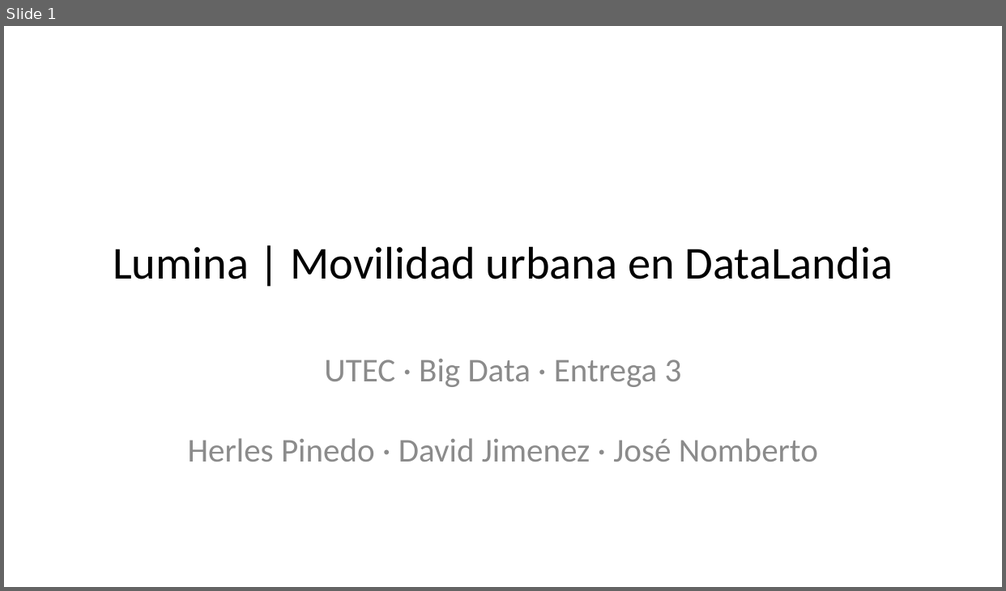
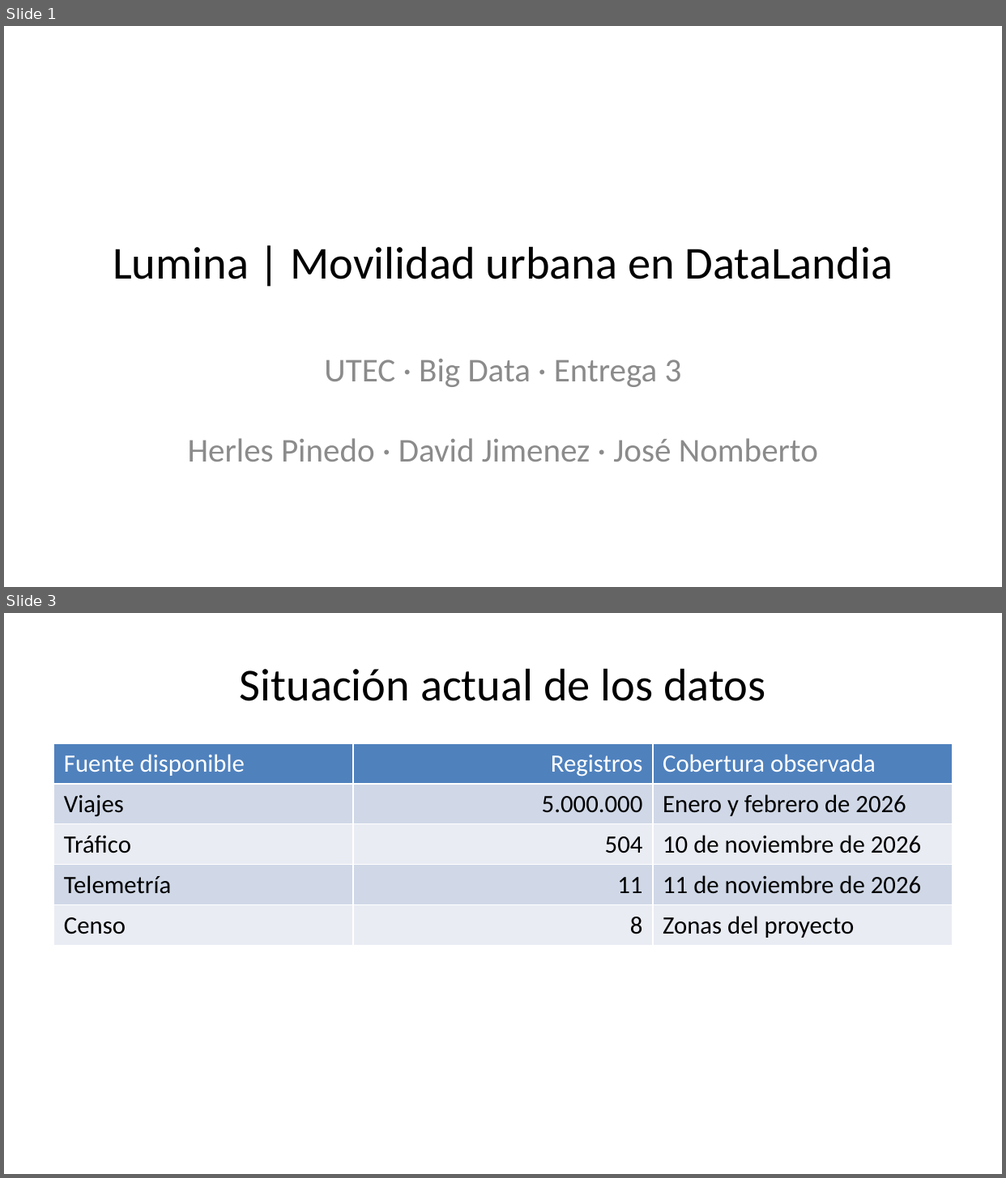
Before and after one commit to AlejandroPinedo/datalandia-lumina-smart-mobility-gcp, a slide deck: P3/entrega/Lumina-P3.pptx. Shown one above the other, each under a label of ours: slide 1 before the commit, slides 1 and 3 after it; the slides between them are not shown. The pictures are 1006x591 and 1006x1178 pixels, drawn with LibreOffice and Linux fonts; fonts in the diff are those of the drawing. Boxes give left, top, right and bottom in pixels: in the first picture for what was removed or moved away, otherwise in the second. Text is boxed around its words. In the diff, an @@ line names an element or a change of style, - is before the commit and + after.

```diff
--- a/P3/entrega/Lumina-P3.pptx
+++ b/P3/entrega/Lumina-P3.pptx
@@ slide 3 added at (4,613,1002,1174), background #FFFFFF @@
@@ title added at (240,668,765,701), 33 pt, text #000000 @@
+Situación actual de los datos
@@ table added at (54,743,952,1114), 5 rows, 3 columns @@
+Fuente disponible | Registros | Cobertura observada
+Viajes | 5.000.000 | Enero y febrero de 2026
+Tráfico | 504 | 10 de noviembre de 2026
+Telemetría | 11 | 11 de noviembre de 2026
+Censo | 8 | Zonas del proyecto
```
Also in this commit, not shown: 5 slides changed, 6 other slides added, 7 slides removed, 2 other files.
